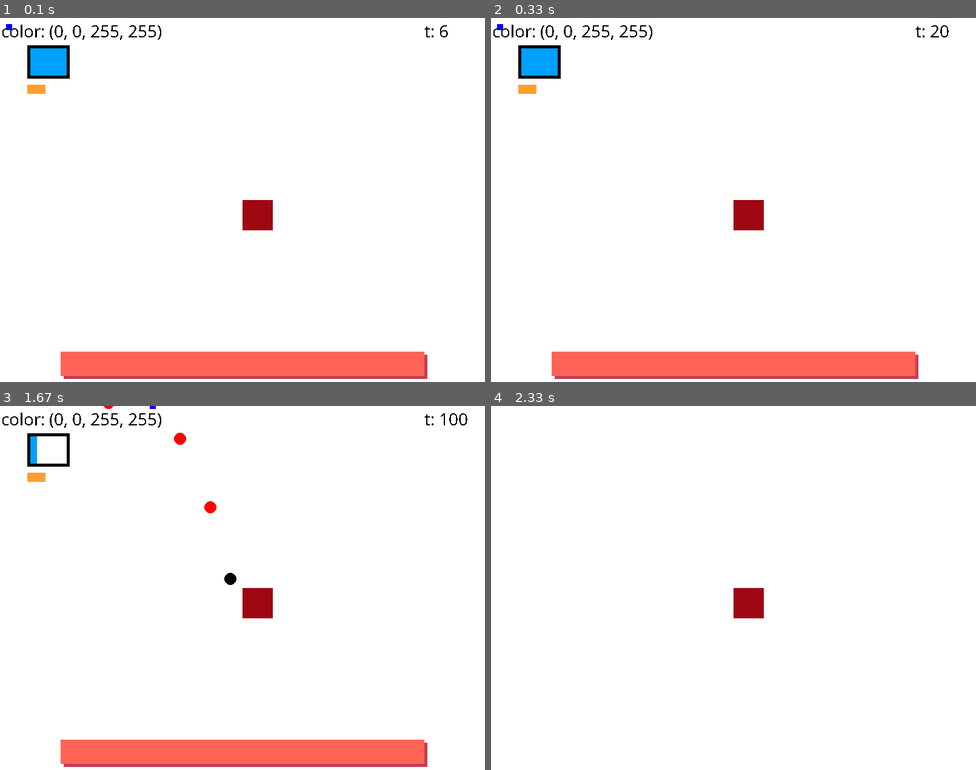
Above: before the commit, frames 1-4 (two rows, left to right).
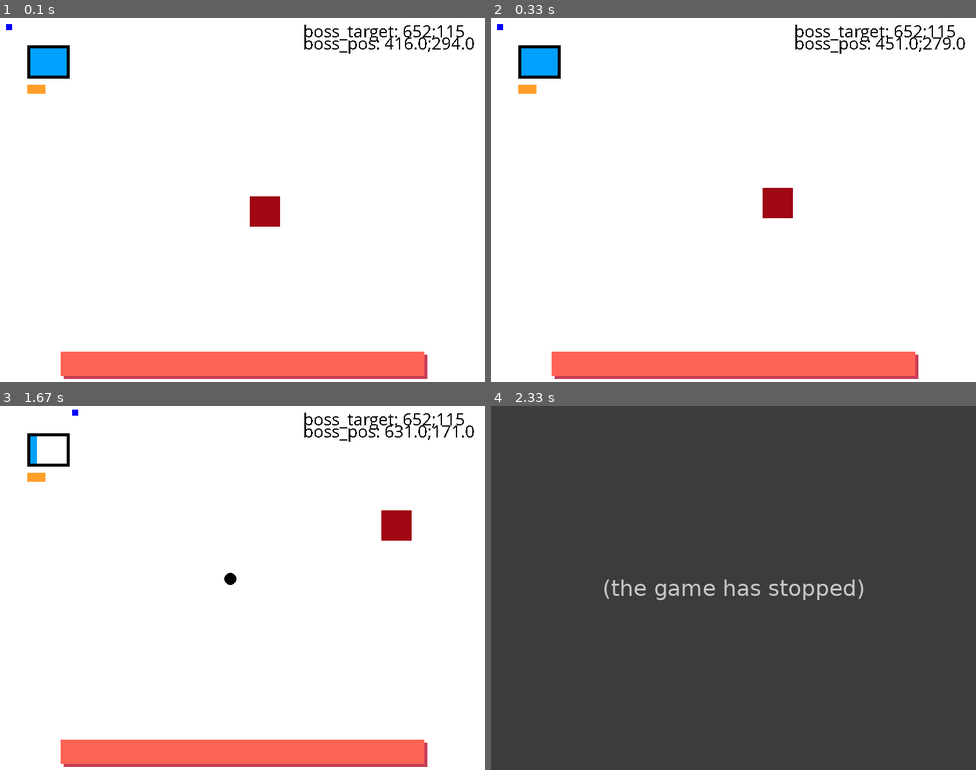
Above: after the commit, the same moments.

Repository: johannesbenjohannes/BlueSquer
Game: pygame game, started from main.py
Two runs of this game, one before a commit and one after it. Both use one fixed random seed, a clock stepped at 60 frames per second and the inputs below.
Inputs (mouse positions are in pixels of both pictures, inside the frame that each line leads up to):
- Up to frame 1 (0.1 s): no input
- Up to frame 2 (0.33 s): no input
- Up to frame 3 (1.67 s): click (242, 588) at 0.38 s; hold D 0.67-1.13 s; move the mouse to (223, 602) at 0.7 s; tap Space at 0.73, 1.03, 1.23, 1.53 s; tap Z at 0.82 s; hold D 1.17-1.63 s
- Up to frame 4 (2.33 s): hold S 1.67-1.97 s; tap Space at 1.73 s

The runs differ from the first frame. In frame 1, 1.2% of the frame differs, in the area x 0-98%, y 1-59%; in frame 2, 1.9%; in frame 3, 2.1%; in frame 4, 100%, in the area x 0-100%, y 0-100%.
After the commit the program exited at 2.25 s; later frames show no game.

Commit message:
type shi

Diff:
--- a/main.py
+++ b/main.py
@@ -71,7 +71,7 @@
     #drawcircle = False # Est-ce qu'il faut dessiner le cercle actuellement ?
     #drawline = False # Est-ce qu'il faut dessiner la ligne actuellement ?
 
-    nb_phase = 1 # Nombre de la phase actuelle
+    nb_phase = 2 # Nombre de la phase actuelle
 
     current_pattern = "NO PATTERN" # Pattern actuel
     previous_pattern = "NO PATTERN"
@@ -112,9 +112,9 @@
     }
 
     phase_1 = ["circle", "bullets","line"] # Patterns de la phase 1
-    phase_2 = ["line2"]
+    phase_2 = ["line"]
     alive = True # Etat du player
-    immortel = False # Mettre 'True' pour ne pas mourrir à la moindre collision
+    immortel = True # Mettre 'True' pour ne pas mourrir à la moindre collision
 
     has_dashed = False # Etat du dash
     compteur_dash = 300 # Cooldown du dash
@@ -302,7 +302,7 @@
                     patterns[current_pattern]["attaques"] = 0
                     boss_target_x = rd.randint(100,700)
                     boss_target_y = rd.randint(100,500)
-                    boss_target_pos = Vector2(boss.pos.x-boss_target_x,boss.pos.y-boss_target_y)
+                    boss_target_pos = Vector2(boss_target_x, boss_target_y)
                     print(boss_target_pos)
 
 
@@ -332,11 +332,24 @@
             if current_pattern != "NO PATTERN" and patterns[current_pattern]["attacking"] == True:
                 patterns[current_pattern]["compteur_attaque"]+=1
             if nb_phase == 2:
-                if boss.pos.x!=boss_target_x:
-                    boss.pos.x += boss_target_pos.unit.x *3
-                if boss.pos.y!=boss_target_y:
-                    boss.pos.y += boss_target_pos.unit.y*3
-
+                boss.pos.x += boss_target_pos.unit.x
+                boss.pos.y += boss_target_pos.unit.y
+                dx = boss_target_pos.x - boss.pos.x
+                dy = boss_target_pos.y - boss.pos.y
+
+                distance = (dx**2 + dy**2) ** 0.5
+
+                if distance < 2:
+                    boss.pos.x = boss_target_pos.x
+                    boss.pos.y = boss_target_pos.y
+                    quit()
+                else:
+                    ux = dx / distance
+                    uy = dy / distance
+
+                    speed = 2
+                    boss.pos.x += ux * speed
+                    boss.pos.y += uy * speed
             if has_dashed :
                 compteur_dash+=1
 
@@ -413,8 +426,6 @@
                 print("\a")
                 quit()
 
-            current_color = fenetre.get_at((int(rect_x)+5, int(rect_y)+5))
-            text_color=base_font.render(f"color: {current_color}", False, (0,0,0))
             for obj in projectile:
                 pygame.draw.circle(fenetre, obj.nature,(obj.pos.components), 10,)
                 if obj.pos.x<(-100) or obj.pos.x>900 or obj.pos.y<(-600) or obj.pos.y>700:
@@ -428,18 +439,15 @@
                     fenetre.blit(text_collison, (400,2))
                     if not immortel:
                         alive = False
-            fenetre.blit(text_color, (2,2))
-            text_ticks=base_font.render(f"t: {compteur}", False, (0,0,0))
-            fenetre.blit(text_ticks, (700, 2))
             pygame.draw.rect( fenetre, BLUE ,(rect_x,rect_y, 10, 10))
             if check_surrounding_pixel_colors(fenetre,boss.pos.x,boss.pos.y,BLACK,50):
-                text_collison=base_font.render("collision", False, (0,0,0))
-                fenetre.blit(text_collison, (400,2))
                 boss.health-=2
             if boss.health < 500:
                 nb_phase = 2
-            text_ticks=base_font.render(f"t: {compteur}", False, (0,0,0))
-            fenetre.blit(text_ticks, (700, 2))
+            text_ticks=base_font.render(f"boss_target: {boss_target_x};{boss_target_y}", False, (0,0,0))
+            fenetre.blit(text_ticks, (500, 2))
+            text_posboss=base_font.render(f"boss_pos: {round(boss.pos.x, 0)};{round(boss.pos.y, 0)}", False, (0,0,0))
+            fenetre.blit(text_posboss, (500, 22))
             pygame.draw.rect( fenetre, BLUE ,(rect_x,rect_y, 10, 10))
 
         else: # Si le joueur n'est pas en vie
